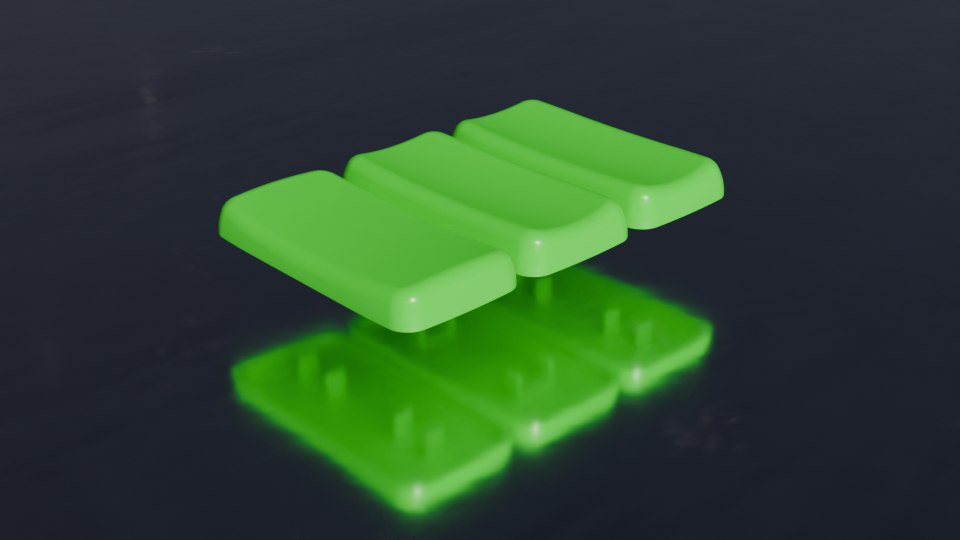
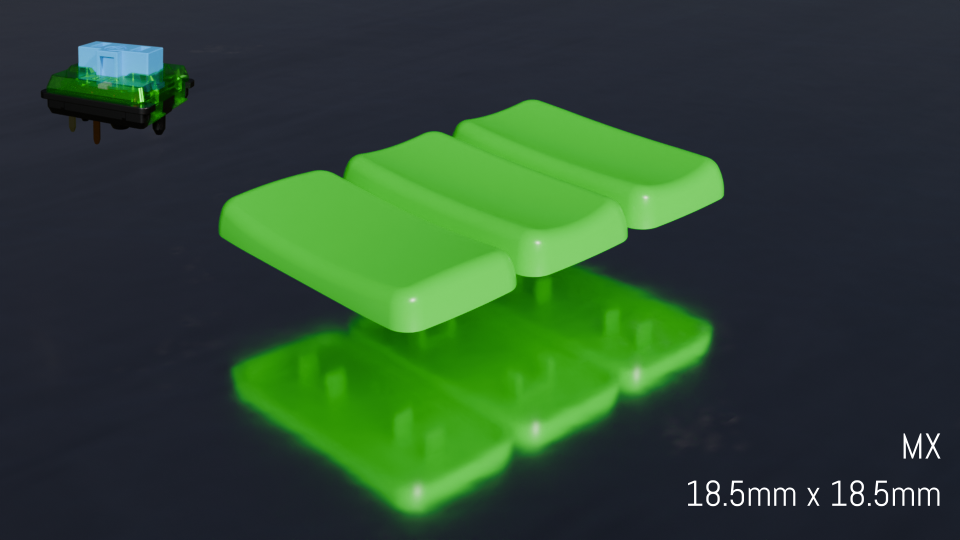
Layers edited between the first and the second w=960, h=540 image:
pixels changed over [40, 40, 941, 507] (layer not identified)
